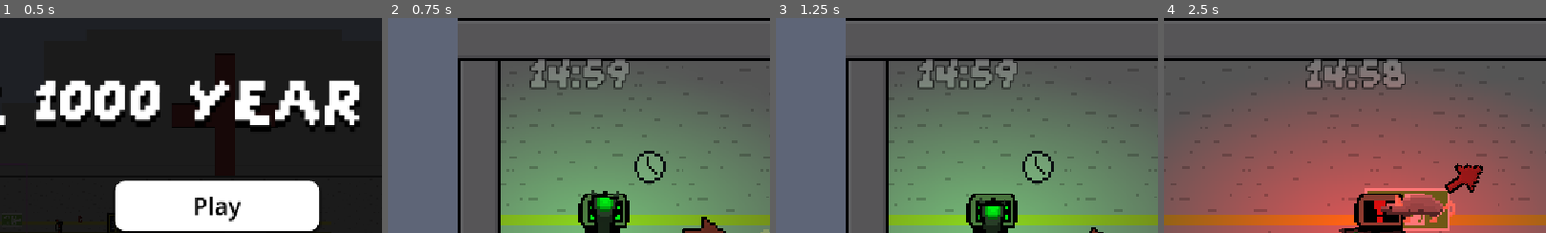
Above: before the commit, frames 1-4 (left to right).
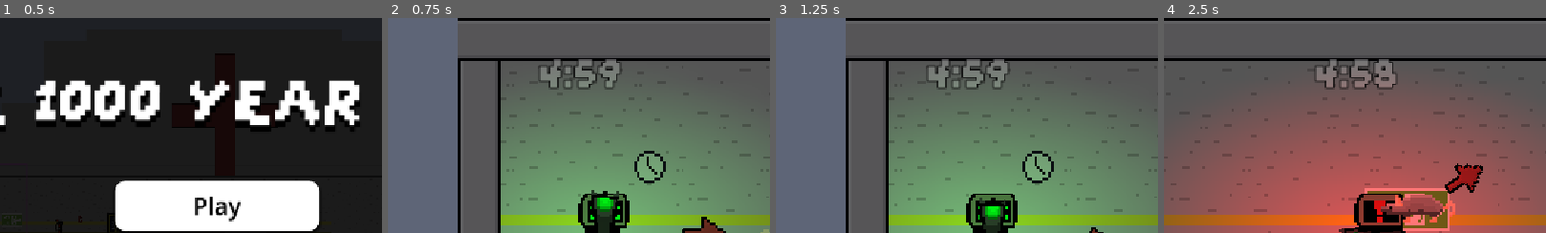
Above: after the commit, the same moments.

Repository: Milo-Griffiths/GameJam-Time
Game: Godot game, scene res://scenes/main.tscn
Two runs of this game, one before a commit and one after it. Both use one fixed random seed, a clock stepped at 60 frames per second and the inputs below.
Inputs (mouse positions are % of the whole screen's width and height, from its top left):
- Up to frame 1 (0.5 s): no input
- Up to frame 2 (0.75 s): click "Play" at 0.5 s
- Up to frame 3 (1.25 s): no input
- Up to frame 4 (2.5 s): tap Enter at 1.25 s; move the mouse to (72, 45) at 1.27 s; hold E (Interact) 1.28-2.03 s; hold Right (right) from 1.28 s (still down); tap Up (up) at 1.52, 2.27 s; move the mouse to (30, 55) at 2.02 s; click (30, 55) at 2.1 s
The pictures show only the part of the screen within x 22-72%, y 0-50%; the shares and areas given below are measured in that part.

Frame 1 is identical in both runs. In frame 2, 2.4% of the frame differs, in the area x 37-64%, y 19-34%; in frame 3, 2.4%; in frame 4, 2.4%.
Error in both runs: Invalid access to property or key 'global_position' on a base object of type 'null instance'. (res://assets/scripts/interactable.gd:12)

Commit message:
added exports

Diff:
--- a/assets/scripts/BatteryTimer.gd
+++ b/assets/scripts/BatteryTimer.gd
@@ -1,6 +1,6 @@
 extends Label
 
-var Initial_Time = 900
+var Initial_Time = 300
 var time = 180
 var timepasses : bool
 
Not shown, changed: export_presets.cfg
Not shown, added: godot.console.exe
Not shown, added: godot.exe
Not shown, added: godot.x86_64
